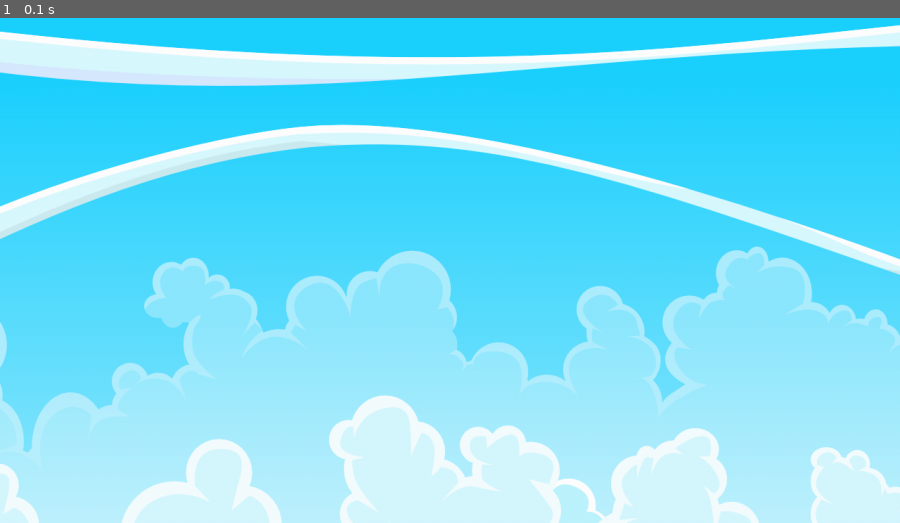
Above: before the commit, frame 1.
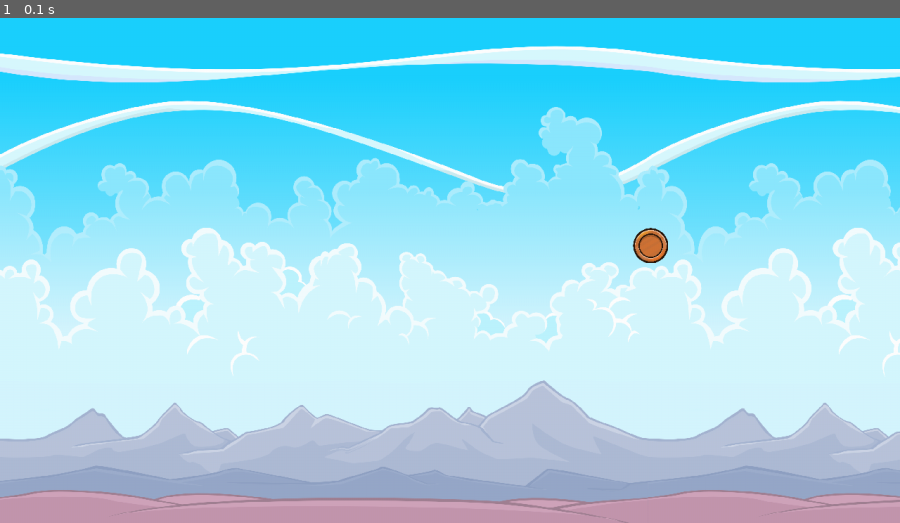
Above: after the commit, the same moment.

Repository: pxrposegen/Python---PyGame-Lib-Projects
Game: pygame game, started from SpaceWars.py
Same seed, same stepped clock (60 frames per second), same inputs: the game is played once before the commit and once after it.
Inputs:
- Up to frame 1 (0.1 s): no input

The runs differ from the first frame. In frame 1, 79% of the frame differs, in the area x 0-100%, y 1-100%.

Commit message:
Added coins images into the game, Rescaled the Background Image to fit the Window Size

Diff:
--- a/SpaceWars.py
+++ b/SpaceWars.py
@@ -9,7 +9,7 @@
 running = True
 
 # Creates a Window and Title
-display_surface = pygame.display.set_mode((WINDOW_WIDTH,WINDOW_HEIGHT))
+display_surface = pygame.display.set_mode((WINDOW_WIDTH,WINDOW_HEIGHT),pygame.RESIZABLE)
 pygame.display.set_caption("SpaceWars")
 
 # Icon
@@ -19,6 +19,11 @@
 
 # Background Image
 background_image = pygame.image.load(join("assets","Background.png")).convert_alpha()
+background_image = pygame.transform.scale(background_image,(1280,720))
+
+#Coins
+coin_image = pygame.image.load(join("assets","coin.png")).convert_alpha()
+coin_image = pygame.transform.scale(coin_image,(50,50))
 
 # Main
 while running:
@@ -28,7 +33,8 @@
             running = False
 
     display_surface.fill("Maroon")
-    display_surface.blit(background_image,(-100,-100))
+    display_surface.blit(background_image,(0,0))
+    display_surface.blit(coin_image,(900,300))
     pygame.display.update()
 
 pygame.quit()
Binary file added: assets/coin.png
